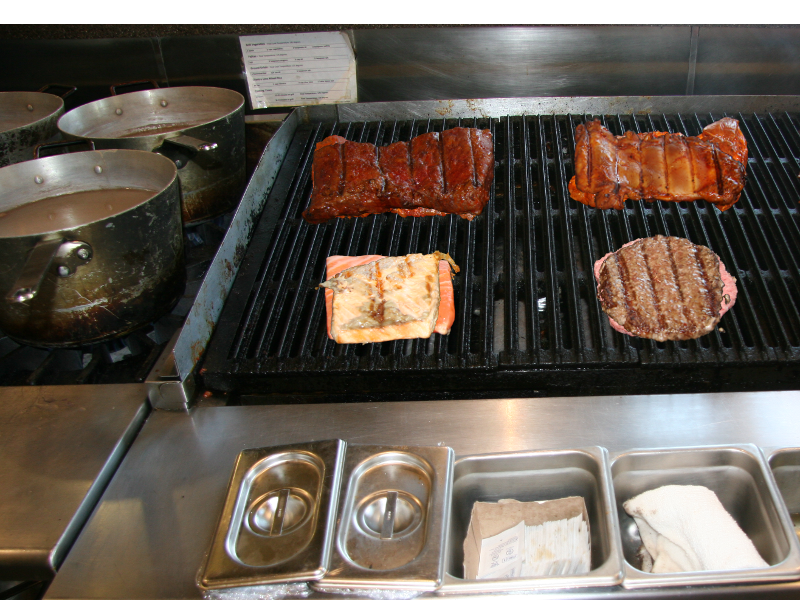
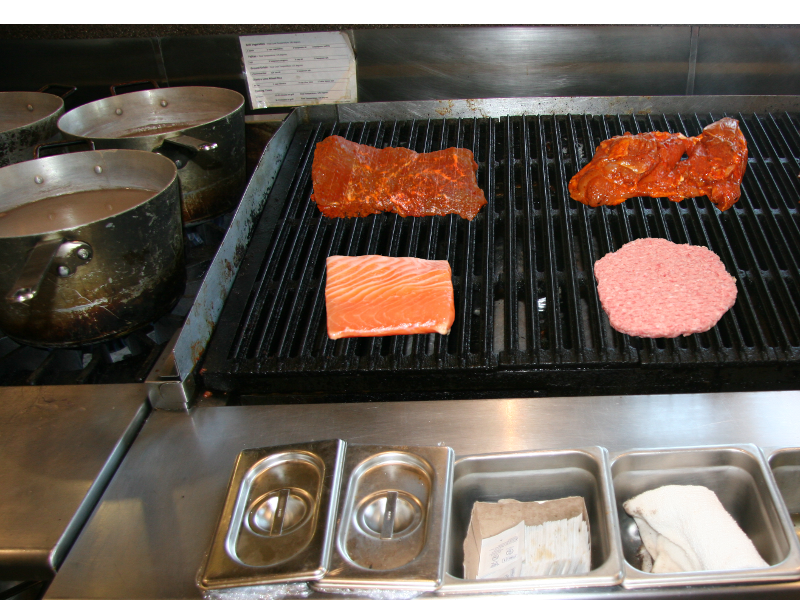
Before/after of a 800 x 600 layered artwork. What changed in the layer stack:
hid group "cooked" (4 layers) over box(301, 117, 750, 346)
